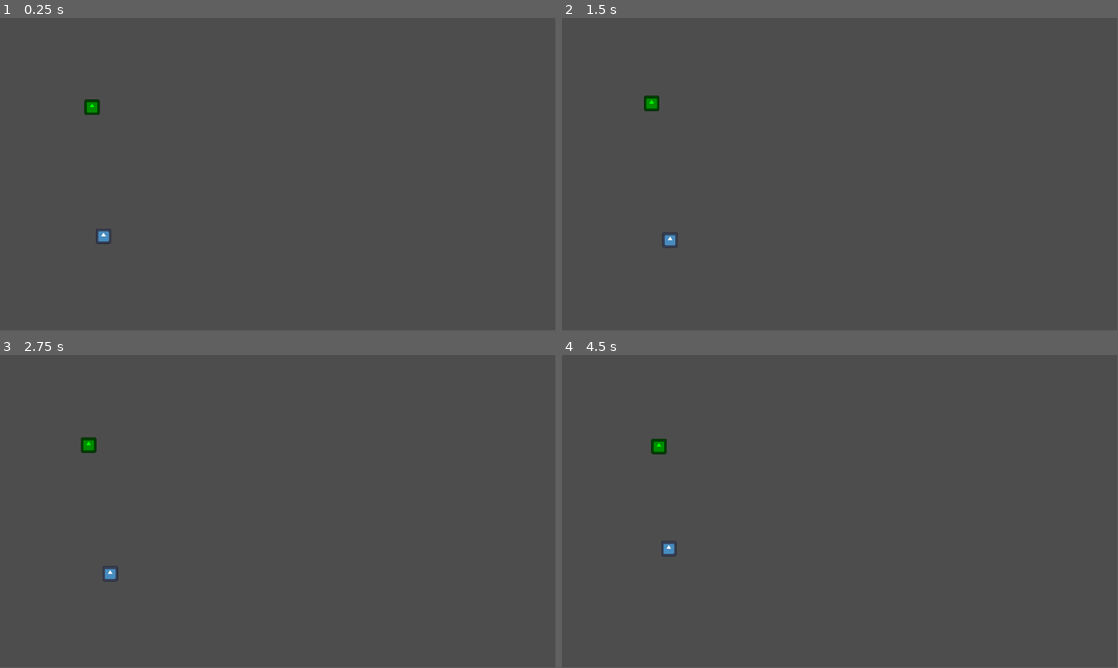
Above: before the commit, frames 1-4 (two rows, left to right).
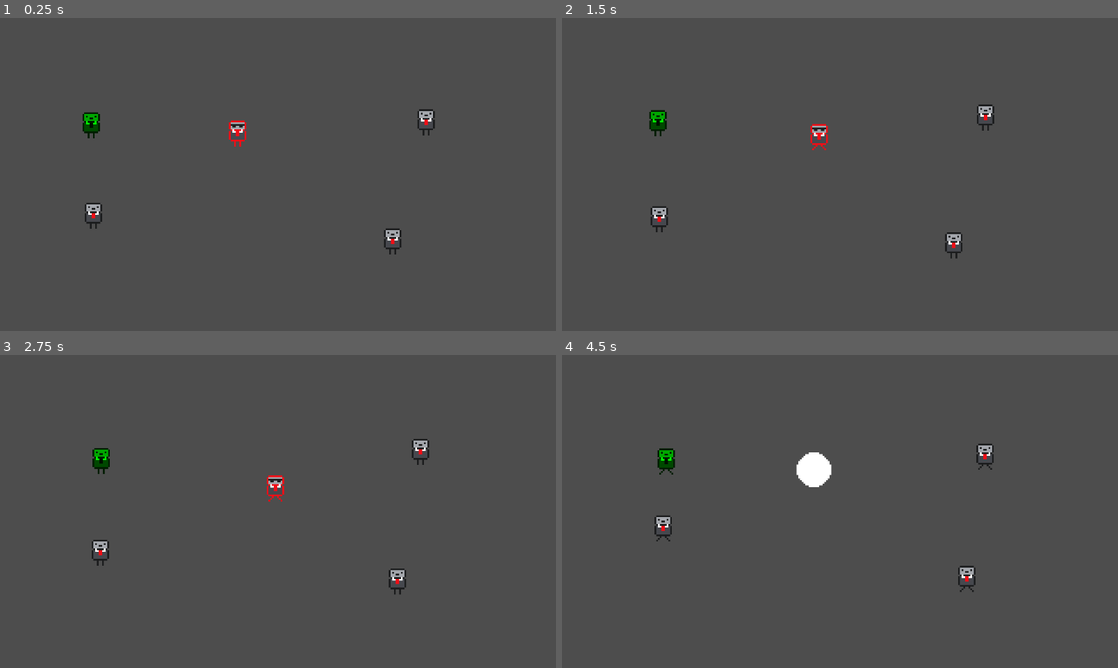
Above: after the commit, the same moments.

Repository: Luke-Parker1/Game-Off-2024
Game: Godot game, scene res://test_scene.tscn
Same seed, same stepped clock (60 frames per second), same inputs: the game is played once before the commit and once after it. The project has no main scene, so this scene is started directly. The engine's default icon, where the game draws it, is replaced by a stand-in: a white triangle on a blue panel in a dark square.
Inputs:
- Up to frame 1 (0.25 s): no input
- Up to frame 2 (1.5 s): hold D (right, bound only after the commit) 0.53-1.28 s; tap Space (space, bound only after the commit) at 0.6, 1.35 s; hold S (down, bound only after the commit) from 1.28 s (still down)
- Up to frame 3 (2.75 s): release S (down, bound only after the commit) at 2.03 s; hold D (right, bound only after the commit) from 2.03 s (still down); tap Space (space, bound only after the commit) at 2.1 s
- Up to frame 4 (4.5 s): release D (right, bound only after the commit) at 2.78 s; hold W (up, bound only after the commit) 2.78-3.53 s; tap Space (space, bound only after the commit) at 2.85, 3.6, 4.35 s; hold A (left, bound only after the commit) from 3.53 s (still down)
In our replay, the window is 799x449 before the commit and 800x450 after it. These sizes can differ from the game's own. Grey fills any space a smaller window leaves; there, only what the larger window draws over its background counts as a difference.

The runs differ from the first frame. In frame 1, 1.1% of the frame differs, in the area x 14-79%, y 26-76%; in frame 2, 1.1%; in frame 3, 1.1%; in frame 4, 1.4%, in the area x 16-78%, y 26-76%.

Commit message:
Started work on player and art

Diff:
--- a/person.gd
+++ b/person.gd
@@ -23,6 +23,13 @@
 		volume = not_aware_volume
 		self.modulate = og_color
 
+	if velocity != Vector2(0,0):
+		$AnimatedSprite2D.play("walk")
+	elif !$TalkArea/CollisionPolygon2D.disabled:
+		$AnimatedSprite2D.play("talk")
+	else:
+		$AnimatedSprite2D.play("listen")
+
 func _physics_process(delta: float):
 	if $TalkArea/CollisionPolygon2D.disabled:
 		$TalkArea/CollisionPolygon2D.visible = false
--- a/person.tscn
+++ b/person.tscn
@@ -1,25 +1,140 @@
-[gd_scene load_steps=9 format=3 uid="uid://bvi02x83qisol"]
+[gd_scene load_steps=23 format=3 uid="uid://bvi02x83qisol"]
 
-[ext_resource type="Texture2D" uid="uid://bi6khkc6ju7dq" path="res://icon.svg" id="1_ii5jd"]
 [ext_resource type="Script" path="res://person.gd" id="1_vvcit"]
 [ext_resource type="Script" path="res://state_machine.gd" id="3_2jb1u"]
 [ext_resource type="Script" path="res://person_idle.gd" id="4_0o5e0"]
 [ext_resource type="Script" path="res://person_follow.gd" id="5_oa13w"]
 [ext_resource type="Script" path="res://person_talk.gd" id="6_5cj3n"]
 [ext_resource type="Script" path="res://person_listen.gd" id="7_s7bhm"]
+[ext_resource type="Texture2D" uid="uid://061ic5vchdn4" path="res://game_off_person-Sheet.png" id="8_2ou00"]
+[ext_resource type="Texture2D" uid="uid://cqd8pvvofy7im" path="res://game_off_cannot_know-Sheet.png" id="8_ub0ge"]
 
 [sub_resource type="RectangleShape2D" id="RectangleShape2D_tc52t"]
-size = Vector2(32, 32)
+size = Vector2(40, 60)
+
+[sub_resource type="AtlasTexture" id="AtlasTexture_lmert"]
+atlas = ExtResource("8_ub0ge")
+region = Rect2(0, 0, 16, 16)
+
+[sub_resource type="AtlasTexture" id="AtlasTexture_l8g4g"]
+atlas = ExtResource("8_ub0ge")
+region = Rect2(16, 0, 16, 16)
+
+[sub_resource type="AtlasTexture" id="AtlasTexture_5pdin"]
+atlas = ExtResource("8_ub0ge")
+region = Rect2(48, 0, 16, 16)
+
+[sub_resource type="AtlasTexture" id="AtlasTexture_rsb15"]
+atlas = ExtResource("8_ub0ge")
+region = Rect2(0, 0, 16, 16)
+
+[sub_resource type="AtlasTexture" id="AtlasTexture_fnxrh"]
+atlas = ExtResource("8_ub0ge")
+region = Rect2(32, 0, 16, 16)
+
+[sub_resource type="AtlasTexture" id="AtlasTexture_qs24f"]
+atlas = ExtResource("8_ub0ge")
+region = Rect2(0, 0, 16, 16)
+
+[sub_resource type="AtlasTexture" id="AtlasTexture_7y4iq"]
+atlas = ExtResource("8_2ou00")
+region = Rect2(0, 0, 16, 16)
+
+[sub_resource type="AtlasTexture" id="AtlasTexture_mqeiq"]
+atlas = ExtResource("8_2ou00")
+region = Rect2(16, 0, 16, 16)
+
+[sub_resource type="AtlasTexture" id="AtlasTexture_h66bx"]
+atlas = ExtResource("8_2ou00")
+region = Rect2(48, 0, 16, 16)
+
+[sub_resource type="AtlasTexture" id="AtlasTexture_e85kl"]
+atlas = ExtResource("8_2ou00")
+region = Rect2(0, 0, 16, 16)
+
+[sub_resource type="AtlasTexture" id="AtlasTexture_gwauf"]
+atlas = ExtResource("8_2ou00")
+region = Rect2(32, 0, 16, 16)
+
+[sub_resource type="AtlasTexture" id="AtlasTexture_qch4a"]
+atlas = ExtResource("8_2ou00")
+region = Rect2(0, 0, 16, 16)
+
+[sub_resource type="SpriteFrames" id="SpriteFrames_fpqe6"]
+animations = [{
+"frames": [{
+"duration": 1.0,
+"texture": SubResource("AtlasTexture_lmert")
+}, {
+"duration": 1.0,
+"texture": SubResource("AtlasTexture_l8g4g")
+}],
+"loop": true,
+"name": &"can\'t_know_listen",
+"speed": 2.0
+}, {
+"frames": [{
+"duration": 1.0,
+"texture": SubResource("AtlasTexture_5pdin")
+}, {
+"duration": 1.0,
+"texture": SubResource("AtlasTexture_rsb15")
+}],
+"loop": true,
+"name": &"can\'t_know_talk",
+"speed": 5.0
+}, {
+"frames": [{
+"duration": 1.0,
+"texture": SubResource("AtlasTexture_fnxrh")
+}, {
+"duration": 1.0,
+"texture": SubResource("AtlasTexture_qs24f")
+}],
+"loop": true,
+"name": &"can\'t_know_walk",
+"speed": 5.0
+}, {
+"frames": [{
+"duration": 1.0,
+"texture": SubResource("AtlasTexture_7y4iq")
+}, {
+"duration": 1.0,
+"texture": SubResource("AtlasTexture_mqeiq")
+}],
+"loop": true,
+"name": &"listen",
+"speed": 2.0
+}, {
+"frames": [{
+"duration": 1.0,
+"texture": SubResource("AtlasTexture_h66bx")
+}, {
+"duration": 1.0,
+"texture": SubResource("AtlasTexture_e85kl")
+}],
+"loop": true,
+"name": &"talk",
+"speed": 5.0
+}, {
+"frames": [{
+"duration": 1.0,
+"texture": SubResource("AtlasTexture_gwauf")
+}, {
+"duration": 1.0,
+"texture": SubResource("AtlasTexture_qch4a")
+}],
+"loop": true,
+"name": &"walk",
+"speed": 5.0
+}]
 
 [node name="Person" type="CharacterBody2D" groups=["Person"]]
 collision_mask = 0
 script = ExtResource("1_vvcit")
 
-[node name="Sprite2D" type="Sprite2D" parent="."]
-scale = Vector2(0.25, 0.25)
-texture = ExtResource("1_ii5jd")
-
 [node name="CollisionShape2D" type="CollisionShape2D" parent="."]
+position = Vector2(0, 2)
 shape = SubResource("RectangleShape2D_tc52t")
 
 [node name="State Machine" type="Node2D" parent="." node_paths=PackedStringArray("initial_state")]
@@ -45,5 +160,11 @@
 [node name="TalkArea" type="Area2D" parent="."]
 
 [node name="CollisionPolygon2D" type="CollisionPolygon2D" parent="TalkArea"]
-polygon = PackedVector2Array(0, -17, -82, -117, 82, -117)
+polygon = PackedVector2Array(0, -17, -130, -151, 130, -151)
 disabled = true
+
+[node name="AnimatedSprite2D" type="AnimatedSprite2D" parent="."]
+texture_filter = 1
+scale = Vector2(4, 4)
+sprite_frames = SubResource("SpriteFrames_fpqe6")
+animation = &"walk"
--- a/person_follow.gd
+++ b/person_follow.gd
@@ -32,7 +32,7 @@
 
 func State_Update(delta: float):
 	if person:
-		if !person.talkers.is_empty() and !person.aware:
+		if !person.talkers.is_empty():
 			Transitioned.emit(self, "Listen")
 
 func State_Physics_Update(delta: float):
@@ -44,7 +44,7 @@
 		var direction = target.global_position - person.global_position
 		person.velocity = direction.normalized() * move_speed
 
-		if direction.length() < 100:
+		if direction.length() < 130:
 			Transitioned.emit(self, "Talk")
 
 func sort_distance(a : CharacterBody2D, b : CharacterBody2D):
--- a/person_idle.gd
+++ b/person_idle.gd
@@ -18,9 +18,10 @@
 func Enter():
 	randomize_wander()
 
+
 func State_Update(delta: float):
 	if person:
-		if !person.talkers.is_empty() and !person.aware:
+		if !person.talkers.is_empty():
 			Transitioned.emit(self, "Listen")
 	if wander_time > 0:
 		wander_time -= delta
--- a/person_talk.gd
+++ b/person_talk.gd
@@ -8,7 +8,7 @@
 
 func Enter():
 	if person:
-		talk_area = person.get_child(3)
+		talk_area = person.find_child("TalkArea")
 		target = person.target
 		person.velocity = Vector2(0, 0)
 		if target:
--- /dev/null
+++ b/player.gd
@@ -0,0 +1,46 @@
+extends CharacterBody2D
+
+@export var speed := 60.0
+
+# Time in seconds that it takes for the memory wipe ability to recharge
+@export var flash_cooldown := 3.0
+var active_flash_cooldown := 0.0
+var flash_cooldown_active := false
+
+func _physics_process(delta):
+	var direction = Input.get_vector("left", "right", "up", "down")
+	velocity = direction * speed
+
+	if $FlashAnimation.is_playing():
+		$Area2D/CollisionShape2D.disabled = false
+	else:
+		$Area2D/CollisionShape2D.disabled = true
+
+	if !$Area2D.get_overlapping_bodies().is_empty():
+		for i in $Area2D.get_overlapping_bodies():
+			if i in get_tree().get_nodes_in_group("Person"):
+				i.aware = false
+
+	move_and_slide()
+
+func _process(delta):
+	if velocity == Vector2(0,0):
+		$AnimatedSprite2D.play("default")
+	else:
+		$AnimatedSprite2D.play("walk")
+
+	if Input.is_action_just_pressed("space") && !flash_cooldown_active:
+		print("pressed")
+		$FlashAnimation.visible = true
+		$FlashAnimation.play("flash")
+		flash_cooldown_active = true
+		active_flash_cooldown = flash_cooldown
+	if active_flash_cooldown > 0 && flash_cooldown_active:
+		active_flash_cooldown -= delta
+		print (active_flash_cooldown)
+		if active_flash_cooldown <= 0:
+			flash_cooldown_active = false
+
+
+func _on_flash_animation_animation_finished():
+	$FlashAnimation.visible = false
--- /dev/null
+++ b/player.tscn
@@ -0,0 +1,132 @@
+[gd_scene load_steps=18 format=3 uid="uid://cynv2uh7uk00b"]
+
+[ext_resource type="Script" path="res://player.gd" id="1_e4cax"]
+[ext_resource type="Texture2D" uid="uid://b6hdlaaqd0wrl" path="res://game_off_player-Sheet.png" id="3_cdbt1"]
+[ext_resource type="Texture2D" uid="uid://depvyilqpvpcy" path="res://game_off_flash-Sheet.png" id="3_wcddx"]
+
+[sub_resource type="RectangleShape2D" id="RectangleShape2D_vw8yc"]
+size = Vector2(40, 60)
+
+[sub_resource type="CircleShape2D" id="CircleShape2D_ewho5"]
+radius = 80.0
+
+[sub_resource type="AtlasTexture" id="AtlasTexture_w2fkq"]
+atlas = ExtResource("3_cdbt1")
+region = Rect2(0, 0, 16, 16)
+
+[sub_resource type="AtlasTexture" id="AtlasTexture_deee5"]
+atlas = ExtResource("3_cdbt1")
+region = Rect2(16, 0, 16, 16)
+
+[sub_resource type="AtlasTexture" id="AtlasTexture_ej1hs"]
+atlas = ExtResource("3_cdbt1")
+region = Rect2(32, 0, 16, 16)
+
+[sub_resource type="AtlasTexture" id="AtlasTexture_1j1vl"]
+atlas = ExtResource("3_cdbt1")
+region = Rect2(0, 0, 16, 16)
+
+[sub_resource type="SpriteFrames" id="SpriteFrames_aqv0i"]
+animations = [{
+"frames": [{
+"duration": 1.0,
+"texture": SubResource("AtlasTexture_w2fkq")
+}, {
+"duration": 1.0,
+"texture": SubResource("AtlasTexture_deee5")
+}],
+"loop": true,
+"name": &"default",
+"speed": 2.0
+}, {
+"frames": [{
+"duration": 1.0,
+"texture": SubResource("AtlasTexture_ej1hs")
+}, {
+"duration": 1.0,
+"texture": SubResource("AtlasTexture_1j1vl")
+}],
+"loop": true,
+"name": &"walk",
+"speed": 5.0
+}]
+
+[sub_resource type="AtlasTexture" id="AtlasTexture_e7q0s"]
+atlas = ExtResource("3_wcddx")
+region = Rect2(0, 0, 40, 40)
+
+[sub_resource type="AtlasTexture" id="AtlasTexture_utsb2"]
+atlas = ExtResource("3_wcddx")
+region = Rect2(40, 0, 40, 40)
+
+[sub_resource type="AtlasTexture" id="AtlasTexture_hw1hs"]
+atlas = ExtResource("3_wcddx")
+region = Rect2(80, 0, 40, 40)
+
+[sub_resource type="AtlasTexture" id="AtlasTexture_8lwcl"]
+atlas = ExtResource("3_wcddx")
+region = Rect2(120, 0, 40, 40)
+
+[sub_resource type="AtlasTexture" id="AtlasTexture_dwt2h"]
+atlas = ExtResource("3_wcddx")
+region = Rect2(160, 0, 40, 40)
+
+[sub_resource type="AtlasTexture" id="AtlasTexture_j6ybt"]
+atlas = ExtResource("3_wcddx")
+region = Rect2(200, 0, 40, 40)
+
+[sub_resource type="SpriteFrames" id="SpriteFrames_pnjif"]
+animations = [{
+"frames": [{
+"duration": 1.0,
+"texture": SubResource("AtlasTexture_e7q0s")
+}, {
+"duration": 1.0,
+"texture": SubResource("AtlasTexture_utsb2")
+}, {
+"duration": 1.0,
+"texture": SubResource("AtlasTexture_hw1hs")
+}, {
+"duration": 1.0,
+"texture": SubResource("AtlasTexture_8lwcl")
+}, {
+"duration": 1.0,
+"texture": SubResource("AtlasTexture_dwt2h")
+}, {
+"duration": 5.0,
+"texture": SubResource("AtlasTexture_j6ybt")
+}],
+"loop": false,
+"name": &"flash",
+"speed": 30.0
+}]
+
+[node name="Player" type="CharacterBody2D"]
+collision_layer = 0
+collision_mask = 2
+script = ExtResource("1_e4cax")
+
+[node name="CollisionShape2D" type="CollisionShape2D" parent="."]
+position = Vector2(0, 2)
+shape = SubResource("RectangleShape2D_vw8yc")
+
+[node name="Area2D" type="Area2D" parent="."]
+
+[node name="CollisionShape2D" type="CollisionShape2D" parent="Area2D"]
+shape = SubResource("CircleShape2D_ewho5")
+disabled = true
+
+[node name="AnimatedSprite2D" type="AnimatedSprite2D" parent="."]
+texture_filter = 1
+scale = Vector2(4, 4)
+sprite_frames = SubResource("SpriteFrames_aqv0i")
+
+[node name="FlashAnimation" type="AnimatedSprite2D" parent="."]
+visible = false
+z_index = 100
+texture_filter = 1
+scale = Vector2(4, 4)
+sprite_frames = SubResource("SpriteFrames_pnjif")
+animation = &"flash"
+
+[connection signal="animation_finished" from="FlashAnimation" to="." method="_on_flash_animation_animation_finished"]
--- a/project.godot
+++ b/project.godot
@@ -14,9 +14,43 @@
 config/features=PackedStringArray("4.3", "GL Compatibility")
 config/icon="res://icon.svg"
 
+[display]
+
+window/size/viewport_width=1280
+window/size/viewport_height=720
+window/stretch/mode="viewport"
+
 [global_group]
 
 Person=""
+
+[input]
+
+left={
+"deadzone": 0.5,
+"events": [Object(InputEventKey,"resource_local_to_scene":false,"resource_name":"","device":-1,"window_id":0,"alt_pressed":false,"shift_pressed":false,"ctrl_pressed":false,"meta_pressed":false,"pressed":false,"keycode":0,"physical_keycode":65,"key_label":0,"unicode":97,"location":0,"echo":false,"script":null)
+]
+}
+right={
+"deadzone": 0.5,
+"events": [Object(InputEventKey,"resource_local_to_scene":false,"resource_name":"","device":-1,"window_id":0,"alt_pressed":false,"shift_pressed":false,"ctrl_pressed":false,"meta_pressed":false,"pressed":false,"keycode":0,"physical_keycode":68,"key_label":0,"unicode":100,"location":0,"echo":false,"script":null)
+]
+}
+up={
+"deadzone": 0.5,
+"events": [Object(InputEventKey,"resource_local_to_scene":false,"resource_name":"","device":-1,"window_id":0,"alt_pressed":false,"shift_pressed":false,"ctrl_pressed":false,"meta_pressed":false,"pressed":false,"keycode":0,"physical_keycode":87,"key_label":0,"unicode":119,"location":0,"echo":false,"script":null)
+]
+}
+down={
+"deadzone": 0.5,
+"events": [Object(InputEventKey,"resource_local_to_scene":false,"resource_name":"","device":-1,"window_id":0,"alt_pressed":false,"shift_pressed":false,"ctrl_pressed":false,"meta_pressed":false,"pressed":false,"keycode":0,"physical_keycode":83,"key_label":0,"unicode":115,"location":0,"echo":false,"script":null)
+]
+}
+space={
+"deadzone": 0.5,
+"events": [Object(InputEventKey,"resource_local_to_scene":false,"resource_name":"","device":-1,"window_id":0,"alt_pressed":false,"shift_pressed":false,"ctrl_pressed":false,"meta_pressed":false,"pressed":false,"keycode":0,"physical_keycode":32,"key_label":0,"unicode":32,"location":0,"echo":false,"script":null)
+]
+}
 
 [rendering]
 
--- a/test_scene.tscn
+++ b/test_scene.tscn
@@ -1,13 +1,49 @@
-[gd_scene load_steps=3 format=3 uid="uid://c3dmj4alays6t"]
+[gd_scene load_steps=6 format=3 uid="uid://c3dmj4alays6t"]
 
 [ext_resource type="Script" path="res://main.gd" id="1_hf6ty"]
 [ext_resource type="PackedScene" uid="uid://bvi02x83qisol" path="res://person.tscn" id="1_ngwih"]
+[ext_resource type="PackedScene" uid="uid://cynv2uh7uk00b" path="res://player.tscn" id="3_klmid"]
+
+[sub_resource type="RectangleShape2D" id="RectangleShape2D_17dmu"]
+size = Vector2(47, 744)
+
+[sub_resource type="RectangleShape2D" id="RectangleShape2D_0oe3n"]
+size = Vector2(1362.5, 32)
 
 [node name="Test_Scene" type="Node2D"]
+y_sort_enabled = true
 script = ExtResource("1_hf6ty")
 
 [node name="Person" parent="." instance=ExtResource("1_ngwih")]
 position = Vector2(213, 451)
 
 [node name="Person2" parent="." instance=ExtResource("1_ngwih")]
-position = Vector2(192, 187)
+position = Vector2(982, 240)
+
+[node name="StaticBody2D" type="StaticBody2D" parent="."]
+collision_layer = 3
+
+[node name="CollisionShape2D" type="CollisionShape2D" parent="StaticBody2D"]
+position = Vector2(-23, 362)
+shape = SubResource("RectangleShape2D_17dmu")
+
+[node name="CollisionShape2D2" type="CollisionShape2D" parent="StaticBody2D"]
+position = Vector2(1301, 362)
+shape = SubResource("RectangleShape2D_17dmu")
+
+[node name="CollisionShape2D3" type="CollisionShape2D" parent="StaticBody2D"]
+position = Vector2(638, -18)
+shape = SubResource("RectangleShape2D_0oe3n")
+
+[node name="CollisionShape2D4" type="CollisionShape2D" parent="StaticBody2D"]
+position = Vector2(638, 735)
+shape = SubResource("RectangleShape2D_0oe3n")
+
+[node name="Player" parent="." instance=ExtResource("3_klmid")]
+position = Vector2(547, 264)
+
+[node name="Person3" parent="." instance=ExtResource("1_ngwih")]
+position = Vector2(905, 510)
+
+[node name="Person4" parent="." instance=ExtResource("1_ngwih")]
+position = Vector2(208, 246)
Binary file added: game_off_cannot_know-Sheet.png
Not shown, added: game_off_cannot_know-Sheet.png.import
Binary file added: game_off_flash-Sheet.png
Not shown, added: game_off_flash-Sheet.png.import
Binary file added: game_off_person-Sheet.png
Not shown, added: game_off_person-Sheet.png.import
Binary file added: game_off_player-Sheet.png
Not shown, added: game_off_player-Sheet.png.import
